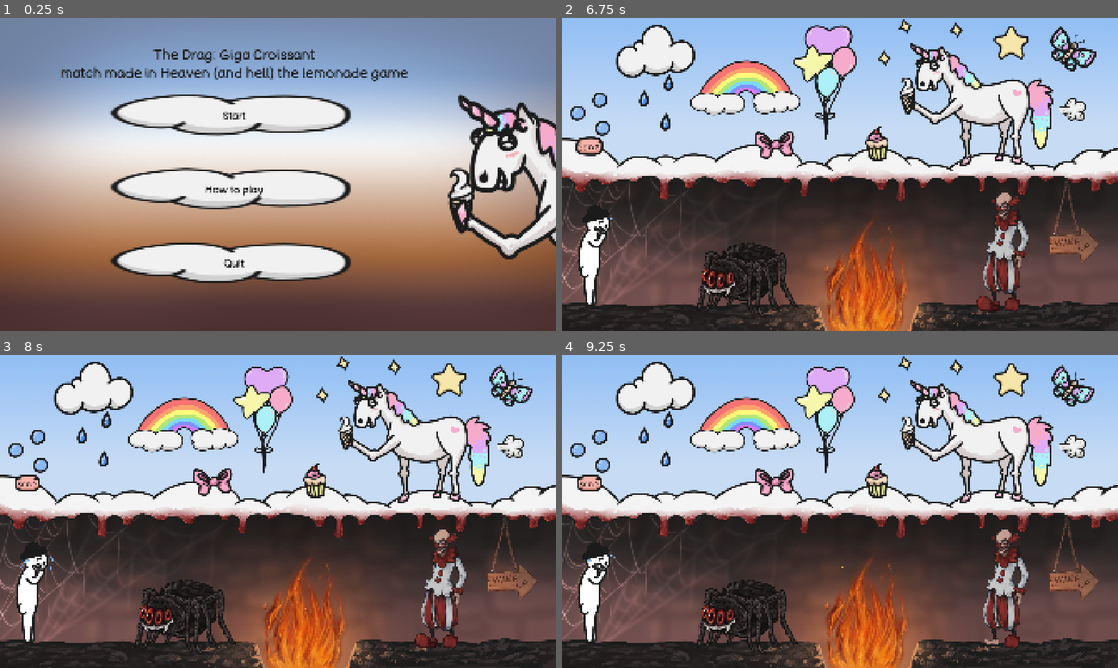
Above: before the commit, frames 1-4 (two rows, left to right).
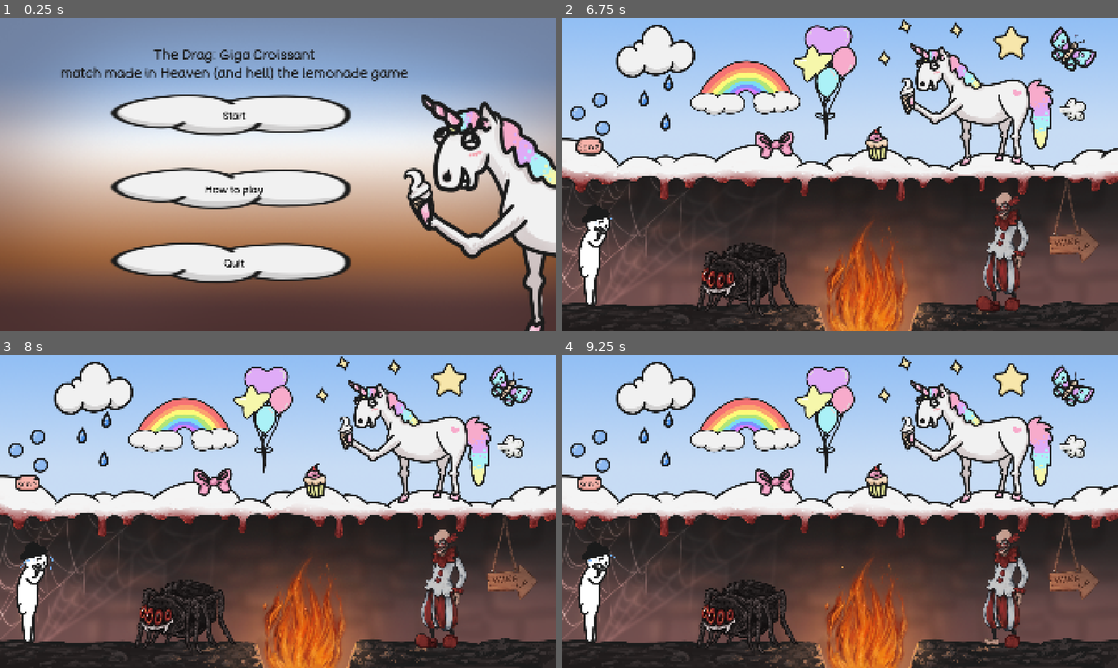
Above: after the commit, the same moments.

Repository: myryk31415/bimm-game-jam
Game: Godot game, scene res://scenes/main_menu.tscn
Same seed, same stepped clock (60 frames per second), same inputs: the game is played once before the commit and once after it. The engine's default icon, where the game draws it, is replaced by a stand-in: a white triangle on a blue panel in a dark square. Sound files missing from this copy of the repository are replaced by a short silence.
Inputs (mouse positions are in pixels of both pictures, inside the frame that each line leads up to):
- Up to frame 1 (0.25 s): no input
- Up to frame 2 (6.75 s): click "Start" at 0.5 s; tap Enter (ui_accept) at 1.25, 2, 3.5 s; move the mouse to (962, 158) at 1.27 s; hold Right (right) 1.28-2 s; tap C (flip) every 1.5 s from 1.35 to 5.85 s; click (962, 158) at 1.42 s; tap Space (jump) at 1.52, 4.52 s; drag from (728, 190) to (812, 237) at 2.02 s; move the mouse to (895, 105) at 2.77 s; hold Left (left) 2.78-3.5 s; drag from (812, 237) to (673, 127) at 3.52 s; move the mouse to (1006, 221) at 4.27 s; hold Right (right) 4.28-5 s; drag from (745, 280) to (990, 302) at 5.02 s; move the mouse to (979, 105) at 5.77 s; hold Right (right) 5.78-6.5 s; click (979, 105) at 5.92 s; click "Retry" at 6.5 s
- Up to frame 3 (8 s): drag from (450, 589) to (344, 433) at 7.27 s
- Up to frame 4 (9.25 s): drag from (867, 608) to (1073, 389) at 8.02 s; tap Enter (ui_accept) at 8.75 s; drag from (990, 639) to (1073, 389) at 8.77 s

The runs differ from the first frame. In frame 1, 9.3% of the frame differs, in the area x 72-100%, y 24-100%; in frame 2, less than 0.1%; in frame 3, less than 0.1%; in frame 4, less than 0.1%.

Commit message:
small rearangments on icecream and unicorn

Diff:
--- a/scenes/level_1.tscn
+++ b/scenes/level_1.tscn
@@ -162,12 +162,6 @@
 [node name="AudioStreamPlayer2" type="AudioStreamPlayer" parent="Spider" unique_id=310599104]
 stream = ExtResource("20_y0ove")
 
-[node name="Unicorn" parent="." unique_id=1586559094 instance=ExtResource("8_15mv3")]
-position = Vector2(1444, 299)
-texture = ExtResource("8_e3sih")
-animation = ExtResource("17_lkded")
-sounds = Array[AudioStream]([ExtResource("10_d5akn"), ExtResource("13_s7g0b"), ExtResource("26_lkded")])
-
 [node name="Clown" parent="." unique_id=757569316 groups=["KillPlayer"] instance=ExtResource("8_15mv3")]
 position = Vector2(1547, 805)
 collidable = true
@@ -197,6 +191,18 @@
 [node name="AudioStreamPlayer2" type="AudioStreamPlayer" parent="Fire" unique_id=15046184]
 stream = ExtResource("36_0bysi")
 
+[node name="IceCream" parent="." unique_id=1547382436 instance=ExtResource("8_15mv3")]
+position = Vector2(1194, 271)
+draggable = true
+interact_with = Array[String](["Clown", "Spider", "ClownBalloon", "ClownNoScary", "cute_spiderx"])
+texture = ExtResource("9_e3sih")
+
+[node name="Unicorn" parent="." unique_id=1586559094 instance=ExtResource("8_15mv3")]
+position = Vector2(1444, 299)
+texture = ExtResource("8_e3sih")
+animation = ExtResource("17_lkded")
+sounds = Array[AudioStream]([ExtResource("10_d5akn"), ExtResource("13_s7g0b"), ExtResource("26_lkded")])
+
 [node name="Shoe" parent="." unique_id=240120927 instance=ExtResource("8_15mv3")]
 position = Vector2(1471, 986)
 draggable = true
@@ -206,12 +212,6 @@
 
 [node name="Player" parent="." unique_id=1278691344 instance=ExtResource("2_rus8k")]
 position = Vector2(108, 820)
-
-[node name="IceCream" parent="." unique_id=1547382436 instance=ExtResource("8_15mv3")]
-position = Vector2(1194, 271)
-draggable = true
-interact_with = Array[String](["Clown", "Spider", "ClownBalloon", "ClownNoScary", "cute_spiderx"])
-texture = ExtResource("9_e3sih")
 
 [node name="Butterfly" parent="." unique_id=1518474956 instance=ExtResource("8_15mv3")]
 position = Vector2(1757, 114)
--- a/scenes/main_menu.tscn
+++ b/scenes/main_menu.tscn
@@ -81,13 +81,14 @@
 color = Color(1, 0.32941177, 0.2627451, 0)
 
 [node name="IceCream" type="Sprite2D" parent="ColorRect/MarginContainer/HBoxContainer" unique_id=806080328]
-position = Vector2(1494, 537.00006)
+position = Vector2(1355.9999, 532)
+rotation = -0.25433093
 scale = Vector2(1.8820776, 1.8820779)
 texture = ExtResource("6_oa1go")
 
 [node name="AnimatedSprite2D" type="AnimatedSprite2D" parent="ColorRect/MarginContainer/HBoxContainer" unique_id=1592886000]
 unique_name_in_owner = true
-position = Vector2(1968, 598)
+position = Vector2(1840.875, 595.375)
 scale = Vector2(1.9924592, 1.9924594)
 sprite_frames = ExtResource("5_rtw2f")
 
Not shown: 1 places in scenes/level_1.tscn that only renumber resources
